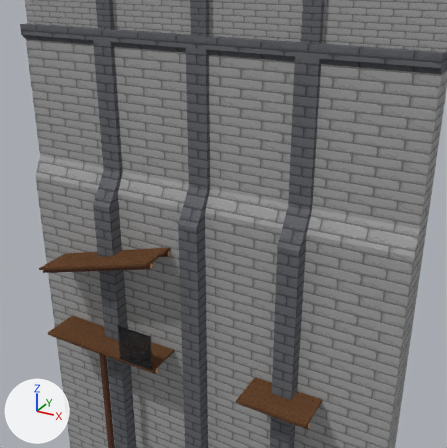
Renders of the Blender file Assets/World/C7L1/raw/C7L1_Props.blend from each side of a commit.
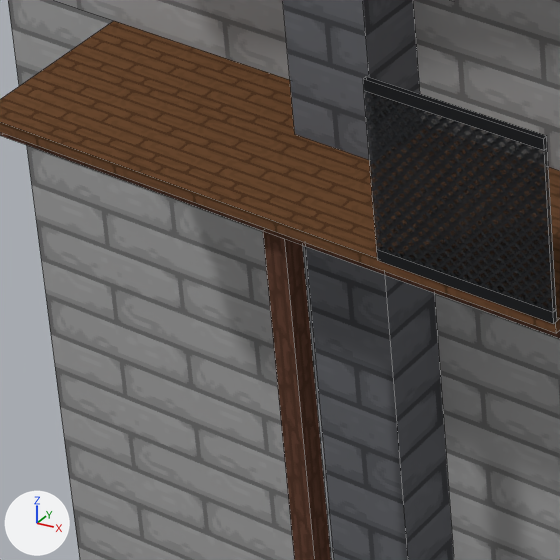
Each version appears first from a 50 mm lens placed at (50.9, -47.9, 38.5), pointed at (20.4, 7.5, 10.7), and next in a close-up on the part from 12% to 34% of the width and 70% to 92% of the height. Lighting does not change. The marker at lower left points along +X, +Y and +Z. The close-ups show mesh edges as thin lines.

The first close-up shows 'Chainlink', 'Scaffolding_Beam', 'Scaffolding_Floor', 'Scaffolding_Piling', 'Wall_Bottom'.
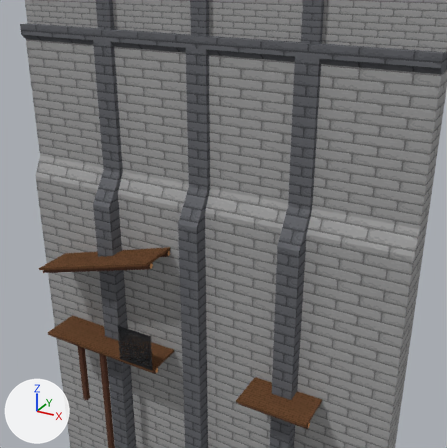
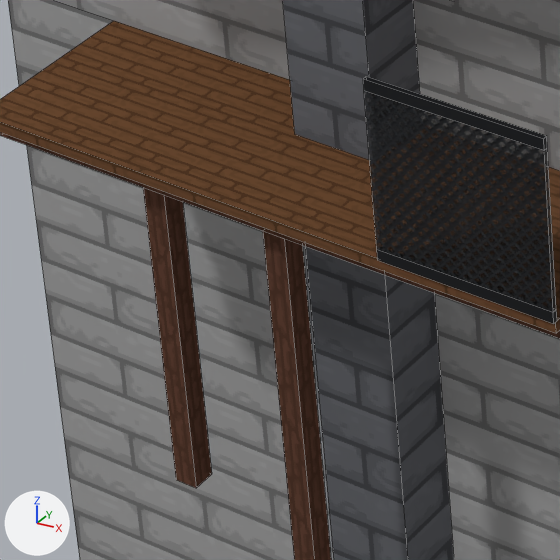
Where the change shows, as pixel boxes [x1, y1, x2, y2] in the close-ups (560 x 560 px):
'Scaffolding_Piling_Short', added (brown): after [143, 188, 212, 488]

The change, as a list of edits to the scene's bpy script:
```text
Add me_cube_011:
    me_cube_011.from_pydata(...)  # 8 vertices, 6 faces; spans x -0.27..0.27, y 0.5..1.0, z -8.0..-0.8
    # faces by material slot: [4, 2]
    me_cube_011.materials.append(mat_uv_bark)  # picture img_tx_bark_200_png
    me_cube_011.materials.append(mat_uv_log_cross)  # picture img_tx_log_cross_small_png
Add ob_scaffolding_piling_short:
    ob_scaffolding_piling_short = bpy.data.objects.new('Scaffolding_Piling_Short', me_cube_011)
    ob_scaffolding_piling_short.location = (10.0, -6.53, 0.0)
```
